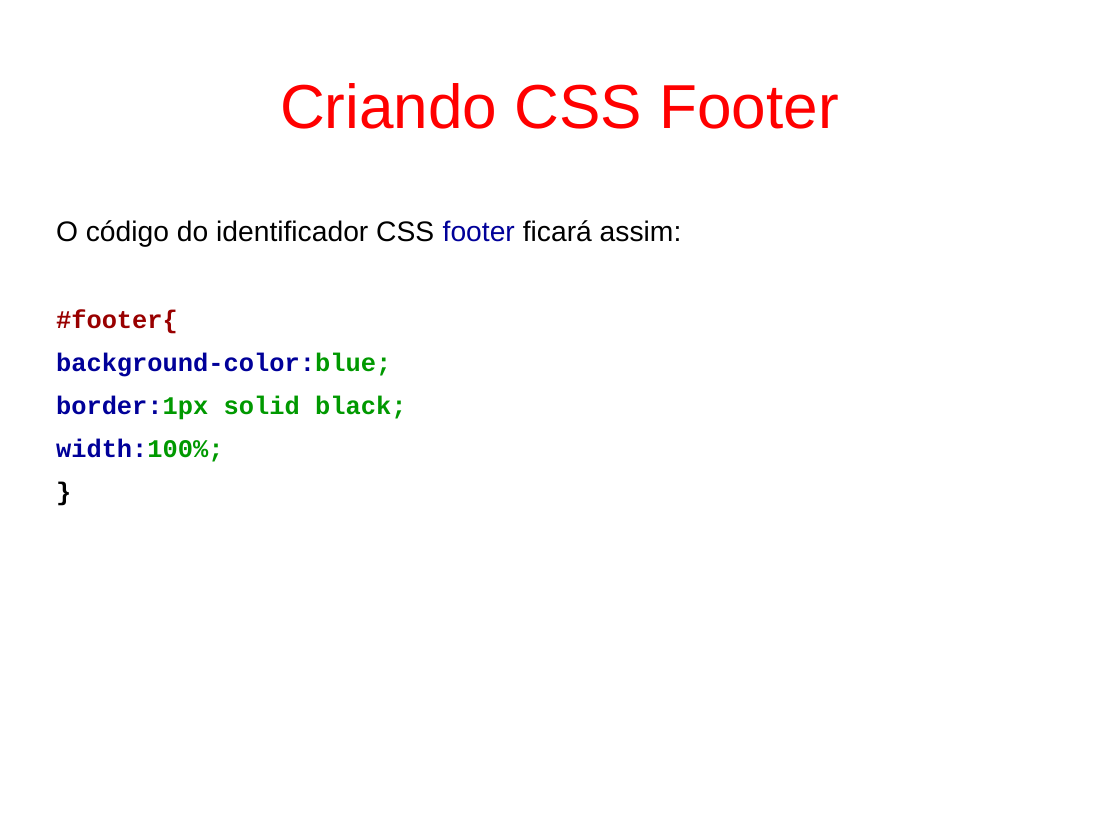
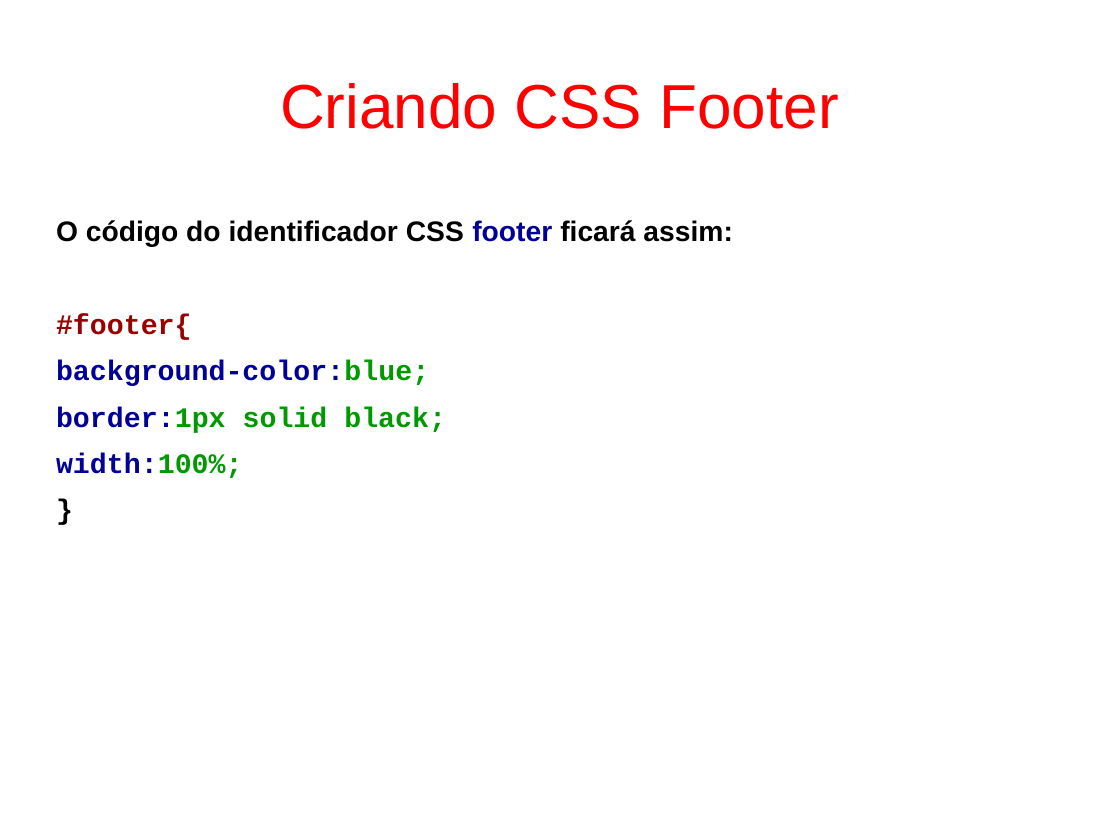
Before and after one commit to fgsl/lojasacme, a slide deck: slide 40 of docs/tutorial.odp. Drawn at 1120x840 pixels with LibreOffice and Linux fonts; fonts in the diff are those of the drawing. Boxes give left, top, right and bottom in pixels: in the first picture for what was removed or moved away, otherwise in the second. Text is boxed around its words. In the diff, an @@ line names an element or a change of style, - is before the commit and + after.

```diff
--- a/docs/tutorial.odp
+++ b/docs/tutorial.odp
@@ text "O código do identificador CSS ..." at [56, 220, 732, 478]: bold on in "O código do identificador CSS footer ficará ..."; size 18 to 20 pt in "#footer{", "background-color:blue;", "border:1px solid black;", "width:100%;" and 1 more places @@
```
Also in this commit, not shown: 108 other slides changed, 35 slides added.
